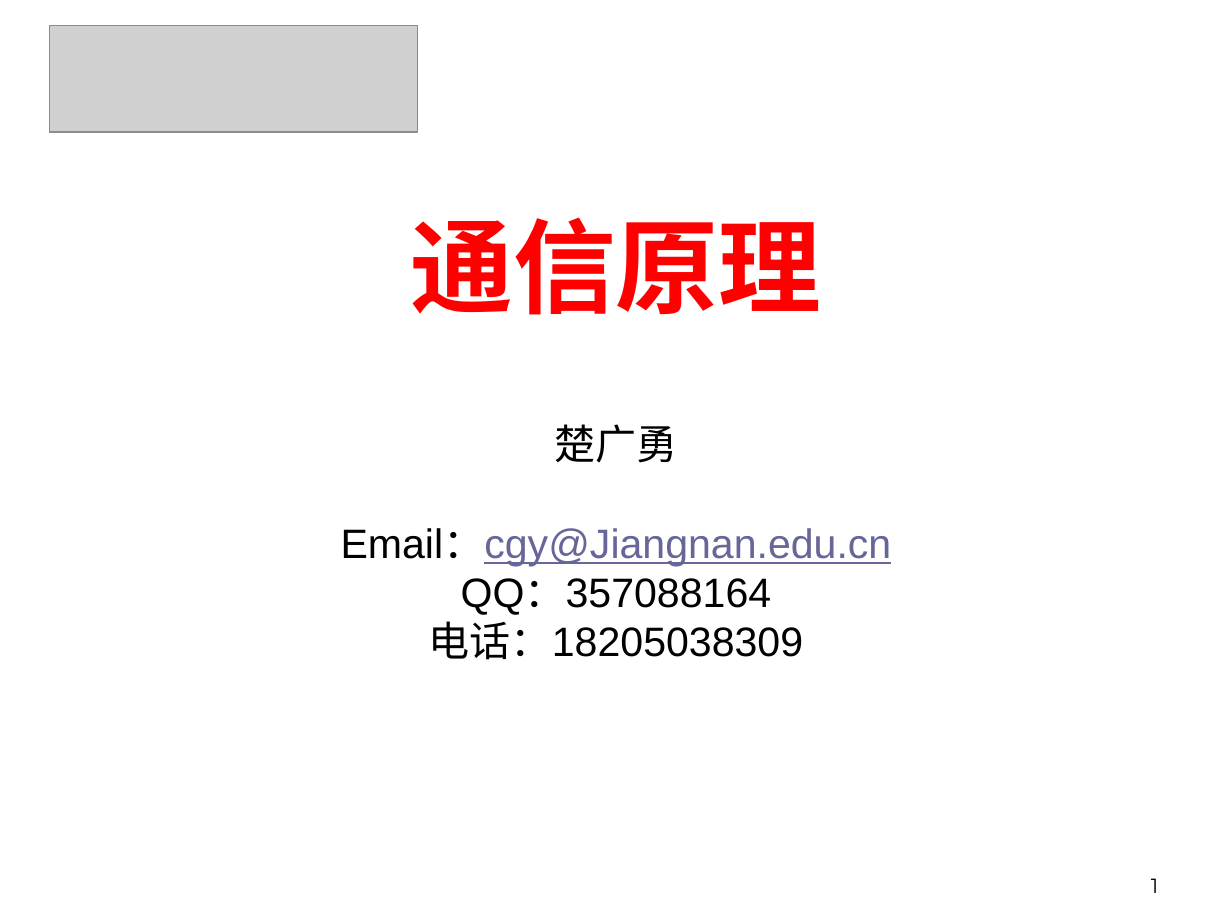
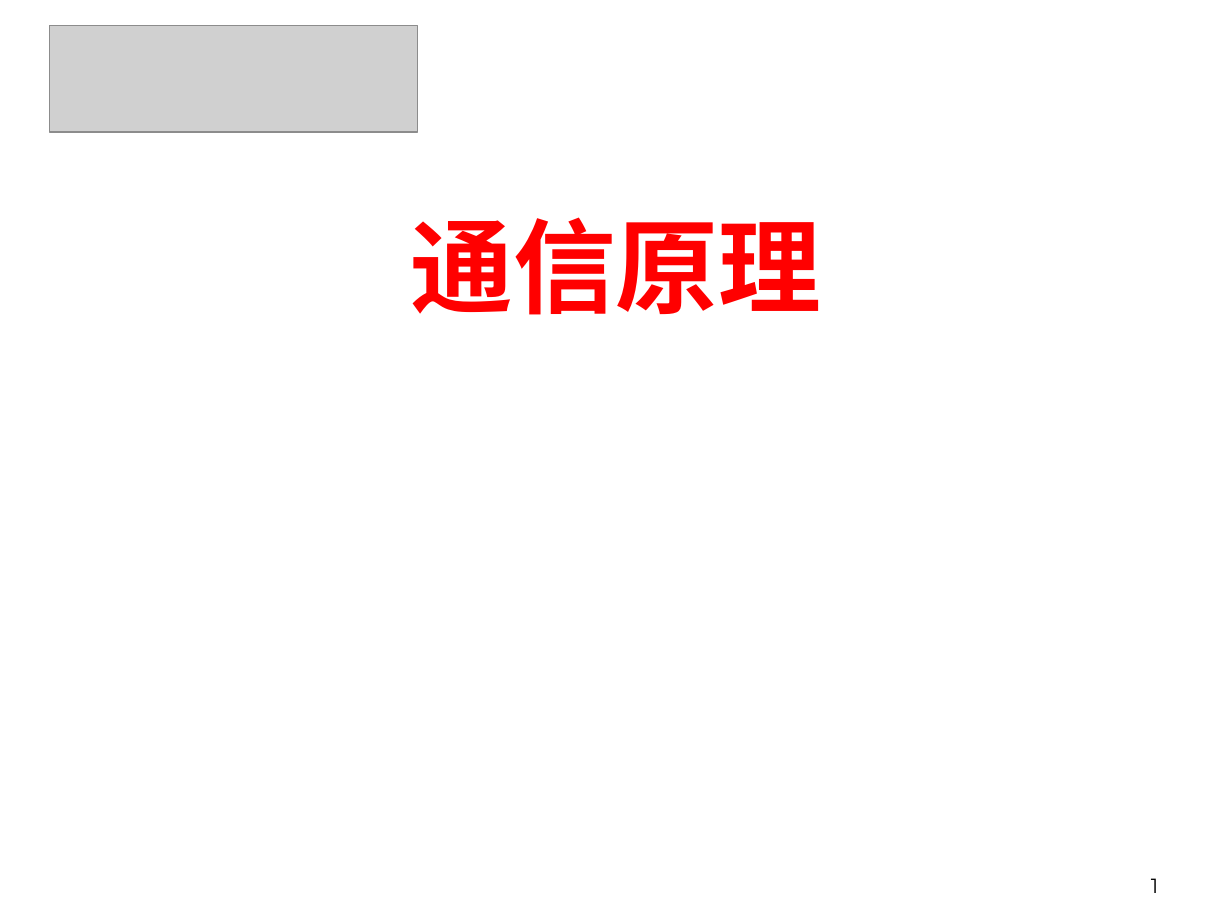
Before and after one commit to Happyday159/course-materials, a slide deck: slide 1 of files/lecture1a.pptx. Drawn at 1232x924 pixels with LibreOffice and Linux fonts; fonts in the diff are those of the drawing; grey boxes stand for pictures. Boxes give left, top, right and bottom in pixels: in the first picture for what was removed or moved away, otherwise in the second. Text is boxed around its words. In the diff, an @@ line names an element or a change of style, - is before the commit and + after.

```diff
--- a/files/lecture1a.pptx
+++ b/files/lecture1a.pptx
@@ text removed at (341,424,892,660) @@
-楚广勇
-Email：cgy@Jiangnan.edu.cn
-QQ：357088164
-电话：18205038309
```
